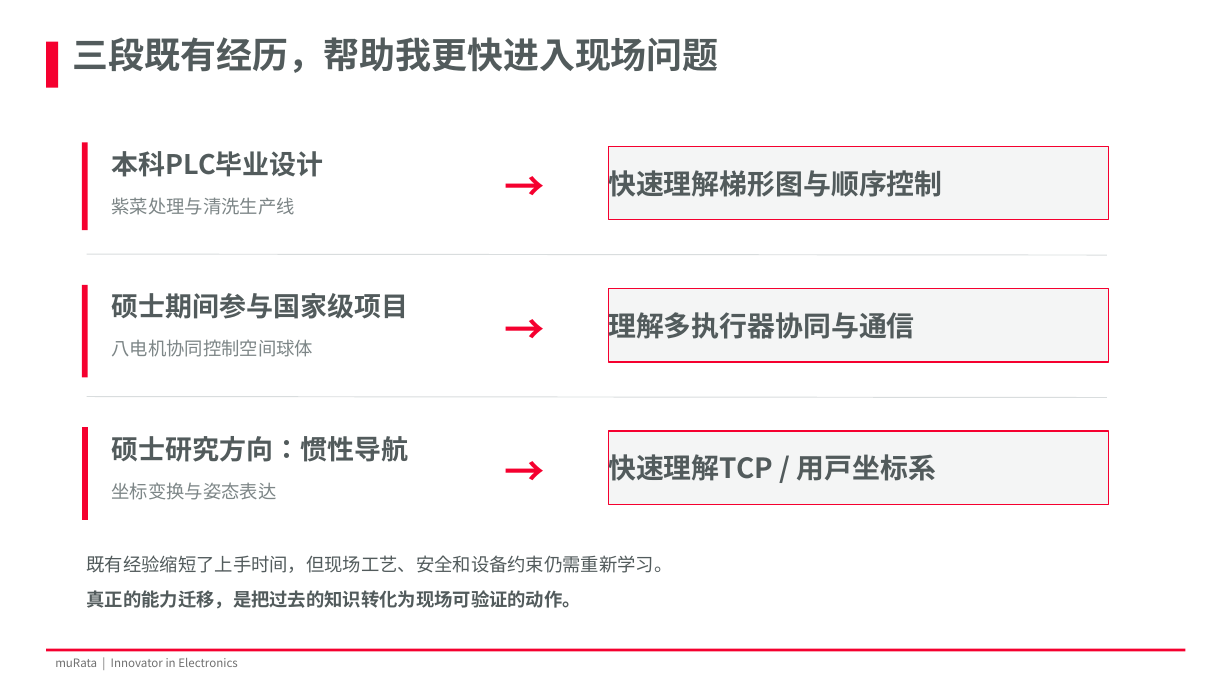
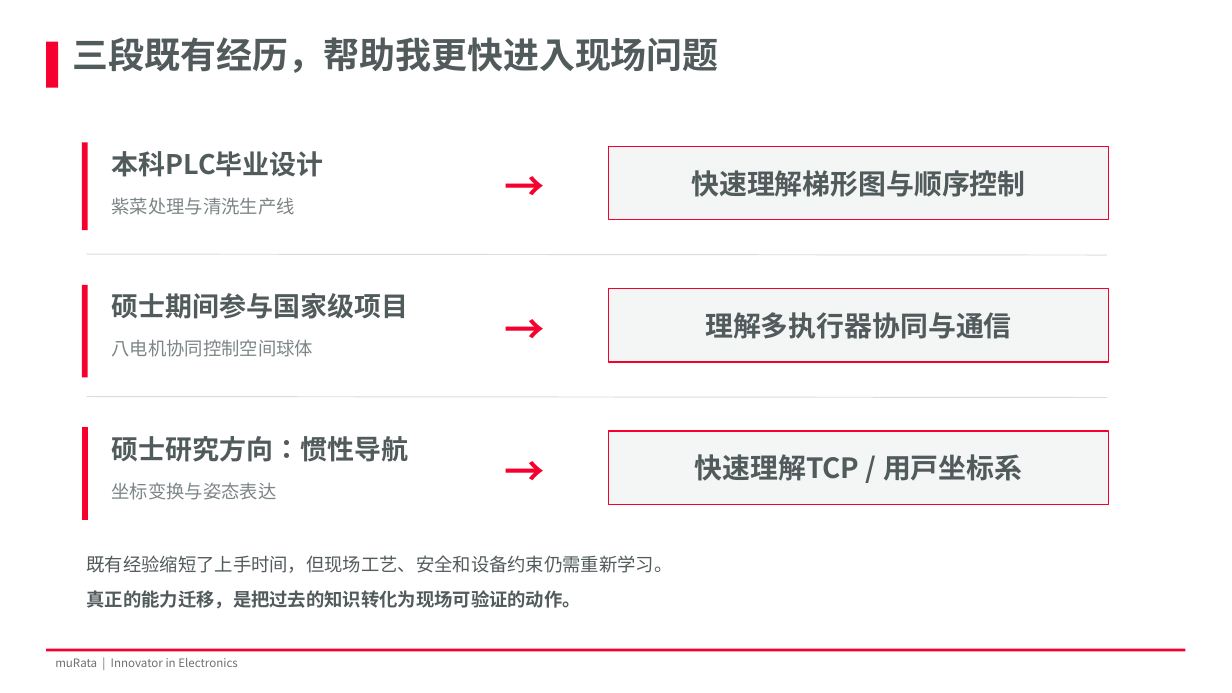
Before and after one commit to Zhang-Bo-glitch/muRata, a slide deck: slide 13 of 结业汇报co.pptx. Drawn at 1232x693 pixels with LibreOffice and Linux fonts; fonts in the diff are those of the drawing; background and template pictures are left out. Boxes give left, top, right and bottom in pixels: in the first picture for what was removed or moved away, otherwise in the second. Text is boxed around its words. In the diff, an @@ line names an element or a change of style, - is before the commit and + after.

```diff
--- a/结业汇报co.pptx
+++ b/结业汇报co.pptx
@@ alignment left to centre in 3 elements at (x1=608, y1=146, x2=1109, y2=219), (x1=608, y1=288, x2=1109, y2=361), (x1=608, y1=432, x2=1109, y2=505) @@
```
Also in this commit, not shown: 1 other slide changed.
